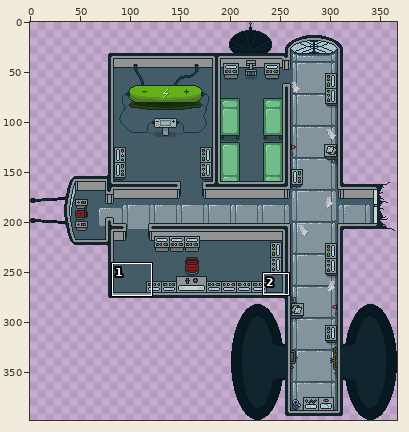
Sprite sheet: Assets/Graphics/Level/SpaceshipInOne.png. The picture above shows the old version from afar; the outline marks the close-up.
Close-up. Earlier state:
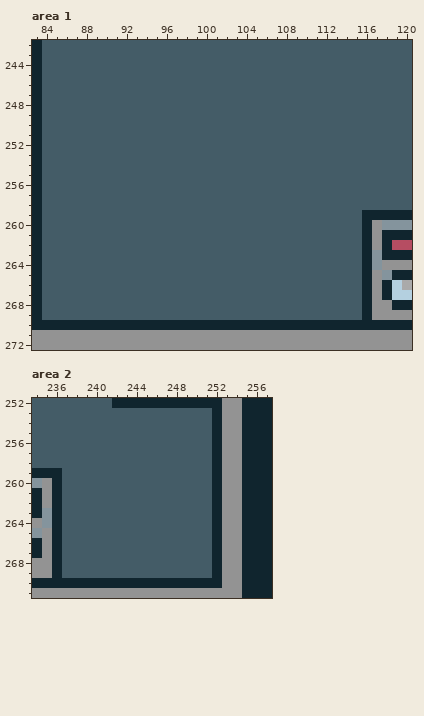
The file is 367x398 pixels. Colours within 5 levels of each other are drawn and written as one. Shown: area 1: x 83..120, y 242..272; area 2: x 234..257, y 252..271. The commit also changed other parts of the picture, which this record leaves out.
After the commit:
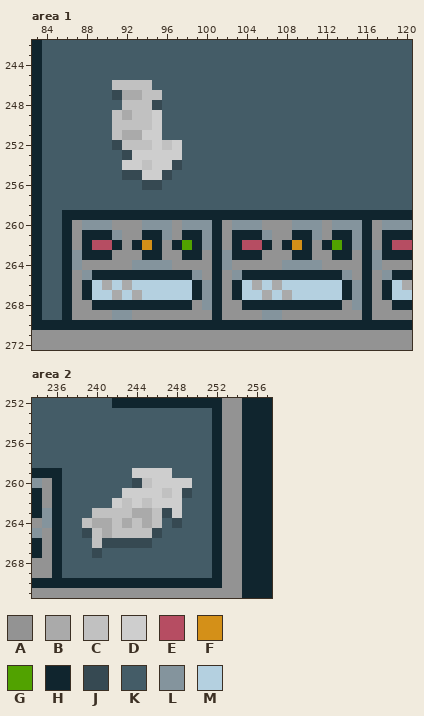
Palette (. is transparent): A #939393  B #aaaaaa  C #c1c1c1  D #cecece  E #b64d62  F #d49018  G #51a200  H #10252e  J #364952  K #445c67  L #84949d  M #b4d0e0
Diff:
Area 1:
y 246: x 91..94 KKKK -> CCCC
y 247: x 91..95 KKKKK -> JBBCC
y 248: x 92..95 KKKK -> CCCJ
y 249: x 91..95 KKKKK -> CBCCD
y 250: x 91..95 KKKKK -> CCCCD
y 251: x 91..95 KKKKK -> CBBDD
y 252: x 91..97 KKKKKKK -> JCCCDCD
y 253: x 92..97 KKKKKK -> JDDDDD
y 254: x 92..97 KKKKKK -> DDCDDJ
y 255: x 92..96 KKKKK -> JJDDJ
y 256: x 94..95 KK -> JJ
y 259: x 86..115 KKKKKKKKKKKKKKKKKKKKKKKKKKKKKK -> HHHHHHHHHHHHHHHHHHHHHHHHHHHHHH
y 260: x 86..115 KKKKKKKKKKKKKKKKKKKKKKKKKKKKKK -> HALLLAAALLLALLLHALLLAAALLLALLL
y 261: x 86..115 KKKKKKKKKKKKKKKKKKKKKKKKKKKKKK -> HAHHHLAAHHLAHHLHAHHHLAAHHLAHHL
y 262: x 86..115 KKKKKKKKKKKKKKKKKKKKKKKKKKKKKK -> HAHEEHAHFHAHGHLHAHEEHAHFHAHGHL
y 263: x 86..115 KKKKKKKKKKKKKKKKKKKKKKKKKKKKKK -> HLHHHAAAHHAAHHAHLHHHAAAHHAAHHA
y 264: x 86..115 KKKKKKKKKKKKKKKKKKKKKKKKKKKKKK -> HLAAAAALLLLAAAAHLAAAAALLLLAAAA
y 265: x 86..115 KKKKKKKKKKKKKKKKKKKKKKKKKKKKKK -> HALHHHHHHHHHHLAHALHHHHHHHHHHLA
y 266: x 86..115 KKKKKKKKKKKKKKKKKKKKKKKKKKKKKK -> HAHMBMBMMMMMMHLHAHMBMBMMMMMMHL
y 267: x 86..115 KKKKKKKKKKKKKKKKKKKKKKKKKKKKKK -> HAHMMBMBMMMMMHLHAHMMBMBMMMMMHL
y 268: x 86..115 KKKKKKKKKKKKKKKKKKKKKKKKKKKKKK -> HAAHHHHHHHHHHALHAAHHHHHHHHHHAL
y 269: x 86..115 KKKKKKKKKKKKKKKKKKKKKKKKKKKKKK -> HAAAALLAAAAAAAAHAAAALLAAAAAAAA
Area 2:
y 259: x 244..247 KKKK -> DDDD
y 260: x 244..249 KKKKKK -> JCDDDD
y 261: x 243..249 KKKKKKK -> DDDDCDJ
y 262: x 242..248 KKKKKKK -> DCDCDDD
y 263: x 240..248 KKKKKKKKK -> CCCCBBCJD
y 264: x 239..246 KKKKKKKK -> CBBCBCBC; x 248 K -> J
y 265: x 239..246 KKKKKKKK -> JCBCCCCJ
y 266: x 240..245 KKKKKK -> CJJJJJ
y 267: x 240 K -> J
Boxes around the changes in both close-ups, in picture pixels (x1, y1, x2, y2):
changed: (62, 80, 362, 320)
changed: (82, 468, 192, 558)
